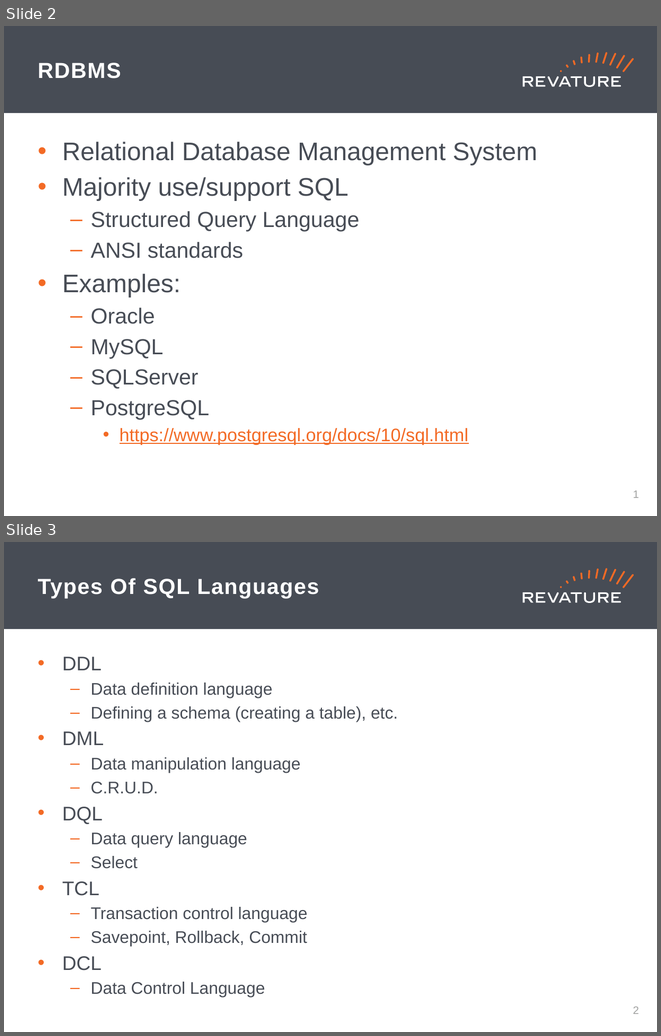
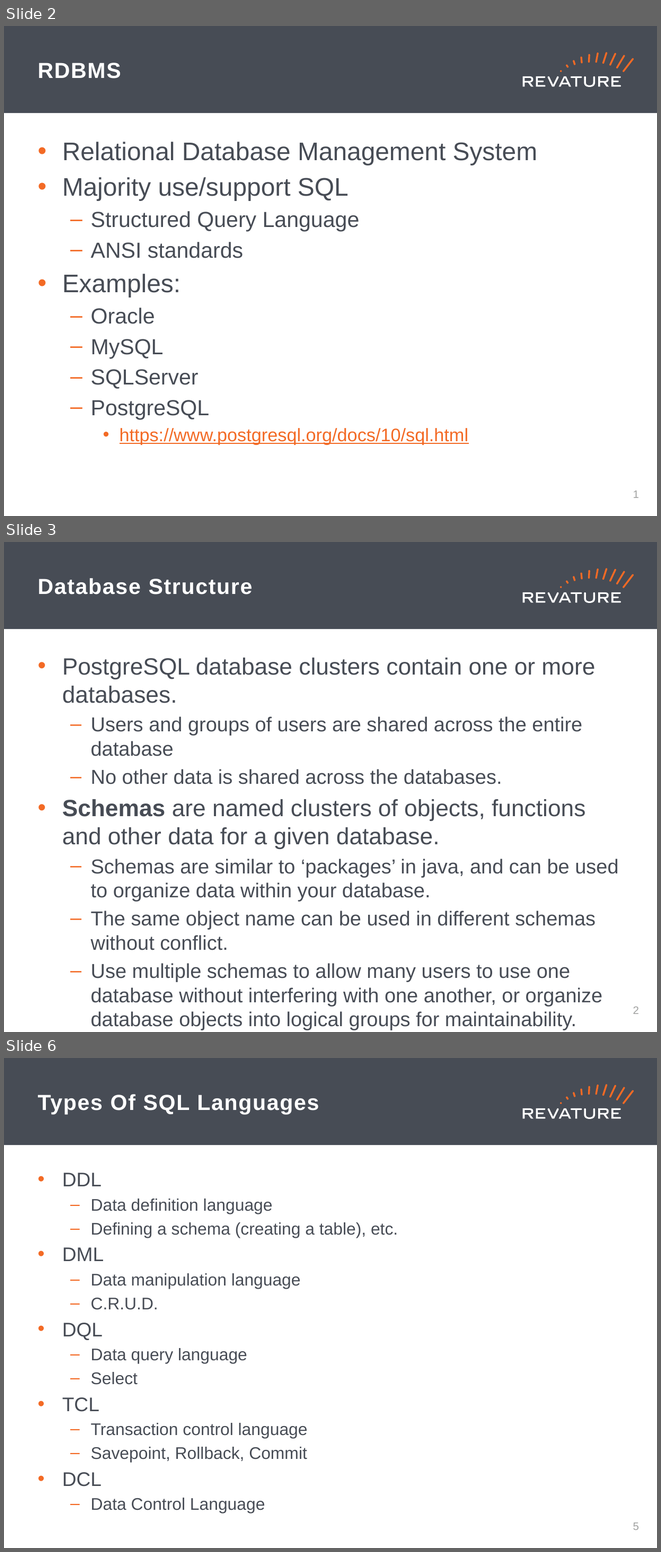
Before and after one commit to jhigherevature/8302021_RAP, a slide deck: powerpoints/Day_19.pptx. Shown one above the other, each under a label of ours: slides 2 and 3 before the commit, slides 2, 3 and 6 after it; the slides between them are not shown. The pictures are 661x1036 and 661x1552 pixels, drawn with LibreOffice and Linux fonts; fonts in the diff are those of the drawing. Boxes give left, top, right and bottom in pixels: in the first picture for what was removed or moved away, otherwise in the second. Text is boxed around its words. In the diff, an @@ line names an element or a change of style, - is before the commit and + after.

```diff
--- a/powerpoints/Day_19.pptx
+++ b/powerpoints/Day_19.pptx
@@ slide 3 added at (4, 542, 657, 1032), background #FFFFFF; not listed: 19 template elements that a slide beside it also shows @@
@@ title added at (38, 578, 253, 594), 24 pt, text #FFFFFF, bold @@
+Database Structure
@@ text added at (62, 658, 618, 1006), 22.2 pt, text #474C55 @@
+• PostgreSQL database clusters contain one or more databases.
+  – Users and groups of users are shared across the entire database
+  – No other data is shared across the databases.
+• Schemas are named clusters of objects, functions and other data for a given database.
+  – Schemas are similar to ‘packages’ in java, and can be used to organize data within your database.
+  – The same object name can be used in different schemas without conflict.
+  – Use multiple schemas to allow many users to use one database without interfering with one another, or organize database objects into logical groups for maintainability.
@@ page number added at (633, 1006, 639, 1014), 12 pt, text #A0A1A0 @@
+2
@@ what was slide 3 is now slide 6 @@
@@ page number at (633, 1522, 639, 1530): text changed @@
-2
+5
```
Also in this commit, not shown: 2 slides changed, 4 other slides added, 3 other files.
